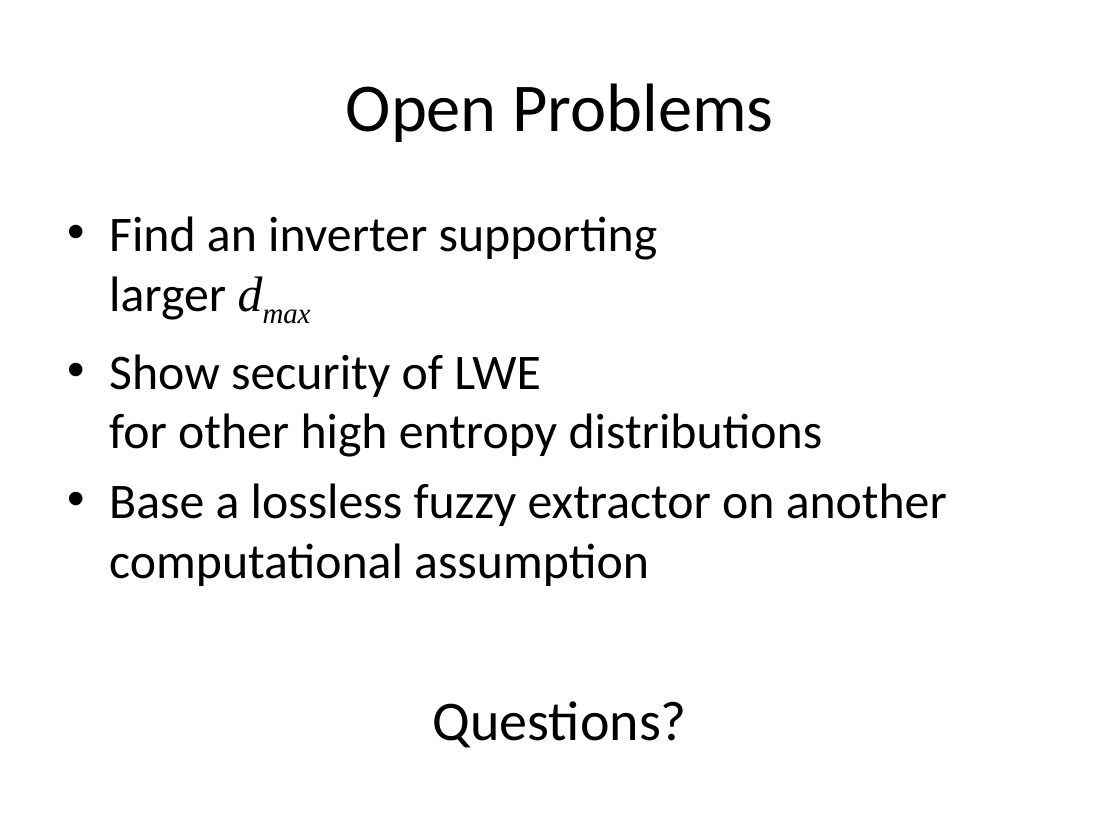
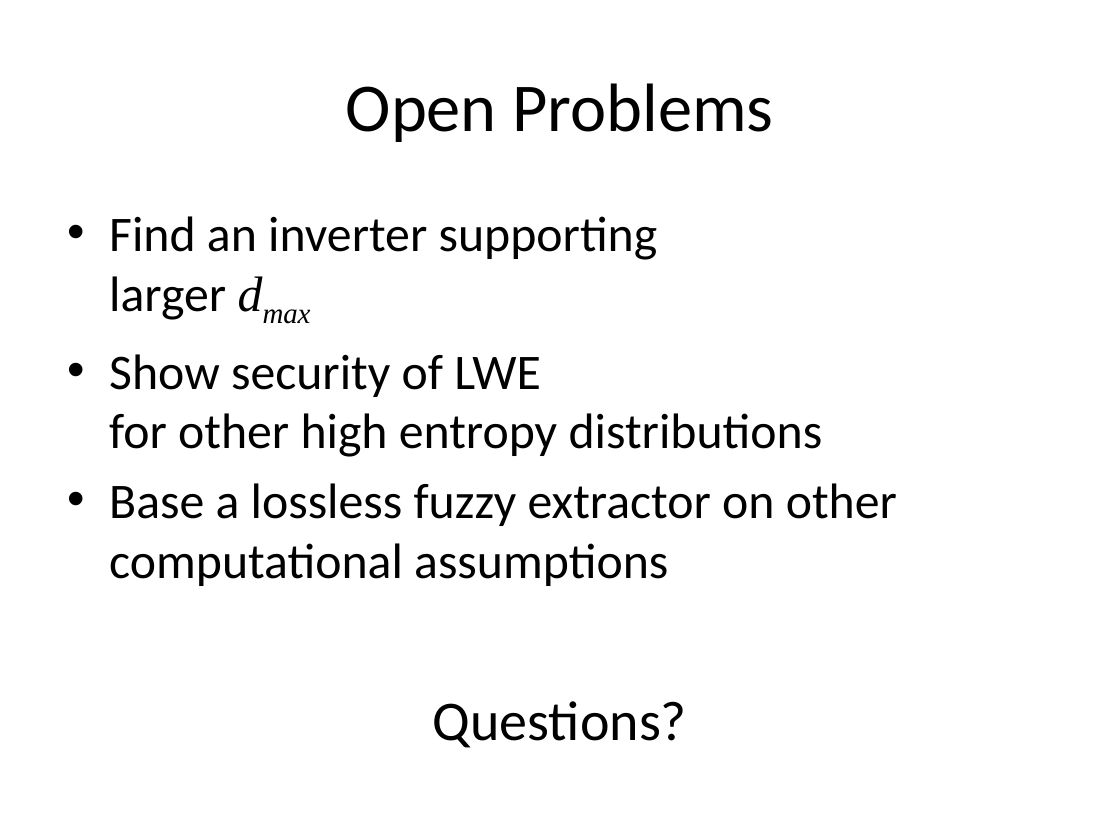
Before and after one commit to xianruimeng/comp-fuzzy-ext, a slide deck: slide 40 of ComputationalFuzzyExtractors.pptx. Drawn at 1120x840 pixels with LibreOffice and Linux fonts; fonts in the diff are those of the drawing. Boxes give left, top, right and bottom in pixels: in the first picture for what was removed or moved away, otherwise in the second. Text is boxed around its words. In the diff, an @@ line names an element or a change of style, - is before the commit and + after.

```diff
--- a/ComputationalFuzzyExtractors.pptx
+++ b/ComputationalFuzzyExtractors.pptx
@@ text at (109,483,897,586): text changed @@
-• Base a lossless fuzzy extractor on another computational assumption
+• Base a lossless fuzzy extractor on other computational assumptions
```
Also in this commit, not shown: 13 other slides changed.
